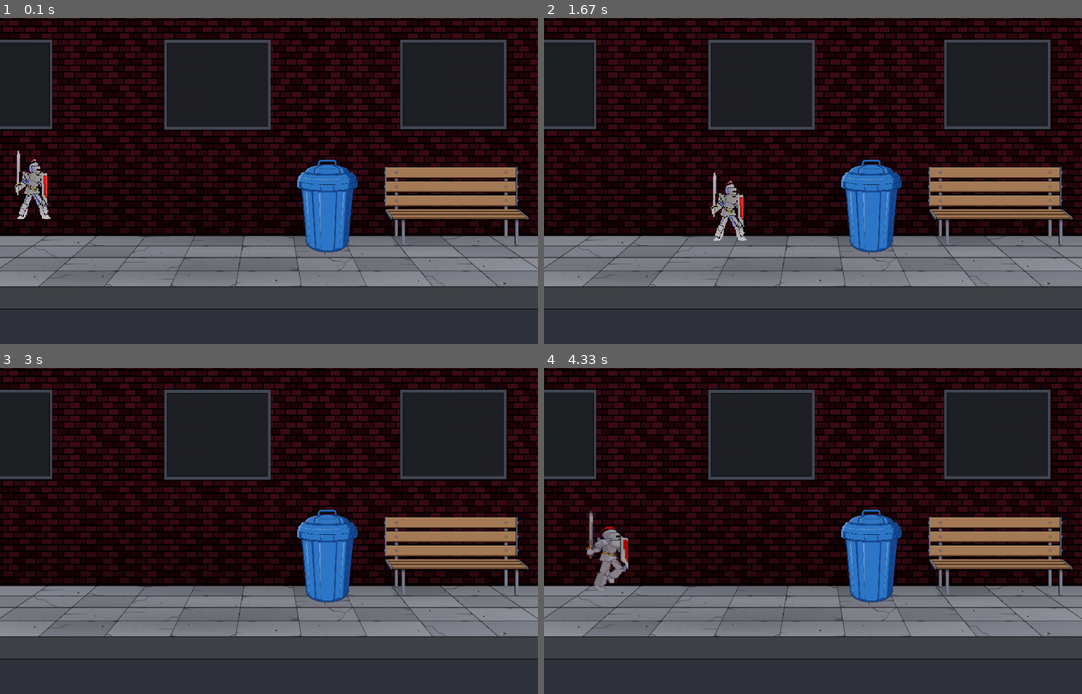
Above: before the commit, frames 1-4 (two rows, left to right).
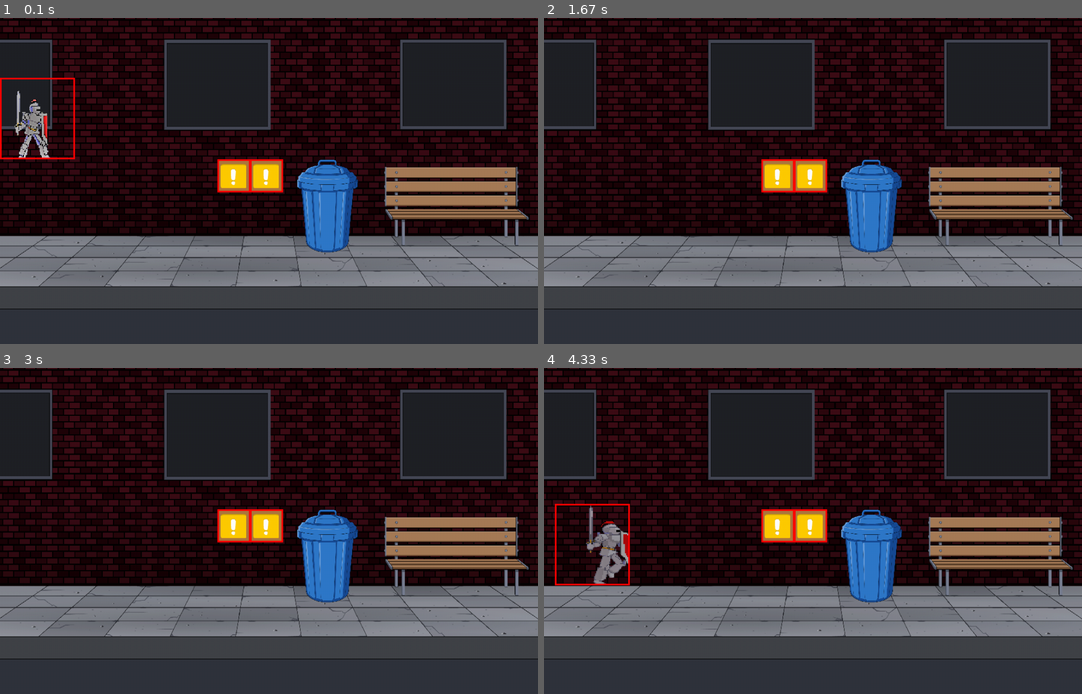
Above: after the commit, the same moments.

Repository: Ignacio630/ejercicios-progra
Game: pygame game, started from proyecto_final_juego/main.py
Two runs of this game, one before a commit and one after it. Both use one fixed random seed, a clock stepped at 60 frames per second and the inputs below.
Inputs:
- Up to frame 1 (0.1 s): no input
- Up to frame 2 (1.67 s): hold Space 0.33-0.8 s; hold Right 0.33-0.8 s
- Up to frame 3 (3 s): hold Left 1.83-2.37 s; hold Left 2.4-2.8 s; hold Right from 2.83 s (still down)
- Up to frame 4 (4.33 s): release Right at 3.47 s; hold Left 3.5-3.97 s; hold Right from 4 s (still down)

The runs differ from the first frame. In frame 1, 2.9% of the frame differs, in the area x 0-53%, y 18-62%; in frame 2, 2.0%; in frame 3, 1.3%; in frame 4, 2.3%.

Commit message:
jump, platforms

Diff:
--- a/proyecto_final_juego/constantes.py
+++ b/proyecto_final_juego/constantes.py
@@ -4,6 +4,9 @@
 ALTO_PANTALLA = 600
 #fotogramas por segundo del juego
 FPS = 120
+
+#debug
+DEBUG = True
 
 #definimos la direccion de la carpeta con los recursos
 
@@ -12,3 +15,11 @@
 PATH_ENEMIGO = "{0}/enemigo/".format(PATH_SPRITES)
 PATH_JUGADOR = "{0}/jugador/".format(PATH_SPRITES)
 PATH_FONDO = "{0}/fondo/".format(PATH_RECURSOS)
+
+#colores
+
+R = (255,0,0)
+G = (0,255,0)
+B = (0,0,255)
+W = (0,0,0)
+B = (255,255,255)
--- a/proyecto_final_juego/jugador.py
+++ b/proyecto_final_juego/jugador.py
@@ -43,6 +43,14 @@
             self.animation = self.stay_frames
             self.frame = 0
             self.move_x = 0
+
+    def jump(self,keys):
+        if keys[pygame.K_SPACE]:
+            self.move_y = -self.jump_power
+            self.animation = self.walk_frame_r
+        else:
+            self.move_y = 0
+
     def update(self,delta_ms):
         self.tiempo_transcurrido += delta_ms
         if (self.tiempo_transcurrido >= 200):
@@ -61,3 +69,5 @@
     def draw(self,screen):
         self.imagen_jugador = self.animation[self.frame]
         screen.blit(self.imagen_jugador,self.rect_jugador)
+        if(DEBUG):
+            pygame.draw.rect(screen,R,self.rect_jugador,3)
--- a/proyecto_final_juego/main.py
+++ b/proyecto_final_juego/main.py
@@ -2,17 +2,21 @@
 from constantes import *
 from jugador import Jugador
 from mapa import Mapa
-
+from plataformas import Plataforma
 pantalla = pygame.display.set_mode((ANCHO_PANTALLA,ALTO_PANTALLA))
 
 pygame.init()
 
 tiempo = pygame.time.Clock()
 esta_corriendo = True
+lista_plataformas = []
+
 #Instancias de objetos
-player1 = Jugador("{0}stay_frames.png".format(PATH_JUGADOR),60,5,10,20,20,(1250,150))
+player1 = Jugador("{0}stay_frames.png".format(PATH_JUGADOR),60,5,10,40,10,(1250,150))
 mapa_1 = Mapa("{0}fondo.png".format(PATH_FONDO))
 
+lista_plataformas.append(Plataforma("{0}plataformas.png".format(PATH_FONDO),400,260,800,800,0))
+lista_plataformas.append(Plataforma("{0}plataformas.png".format(PATH_FONDO),460,260,800,800,0))
 
 # bucle principal
 while esta_corriendo:
@@ -27,7 +31,11 @@
     #Update jugador, enemigo, mapa, etc
     pantalla.blit(mapa_1.draw(),(0,0))
 
+    for plataforma in lista_plataformas:
+        plataforma.draw(pantalla)
+
     player1.input(keys)
+    player1.jump(keys)
     player1.update(delta_ms)
     player1.draw(pantalla)
 
--- a/proyecto_final_juego/plataformas.py
+++ b/proyecto_final_juego/plataformas.py
@@ -1 +1,16 @@
 import pygame
+from constantes import *
+from funciones_utiles import *
+
+class Plataforma:
+
+    def __init__(self,path,x,y,width,heigth,type) -> None:
+        self.imagen_plataforma = getSurfaceFromSprites(path,13,13,1,True,(width,heigth))[type]
+        self.rect_plataforma = self.imagen_plataforma.get_rect()
+        self.rect_plataforma.x = x
+        self.rect_plataforma.y = y
+
+    def draw(self,screen):
+        screen.blit(self.imagen_plataforma,self.rect_plataforma)
+        if(DEBUG):
+            pygame.draw.rect(screen,R,self.rect_plataforma,3)
Binary file added: proyecto_final_juego/recursos/fondo/plataformas.png
